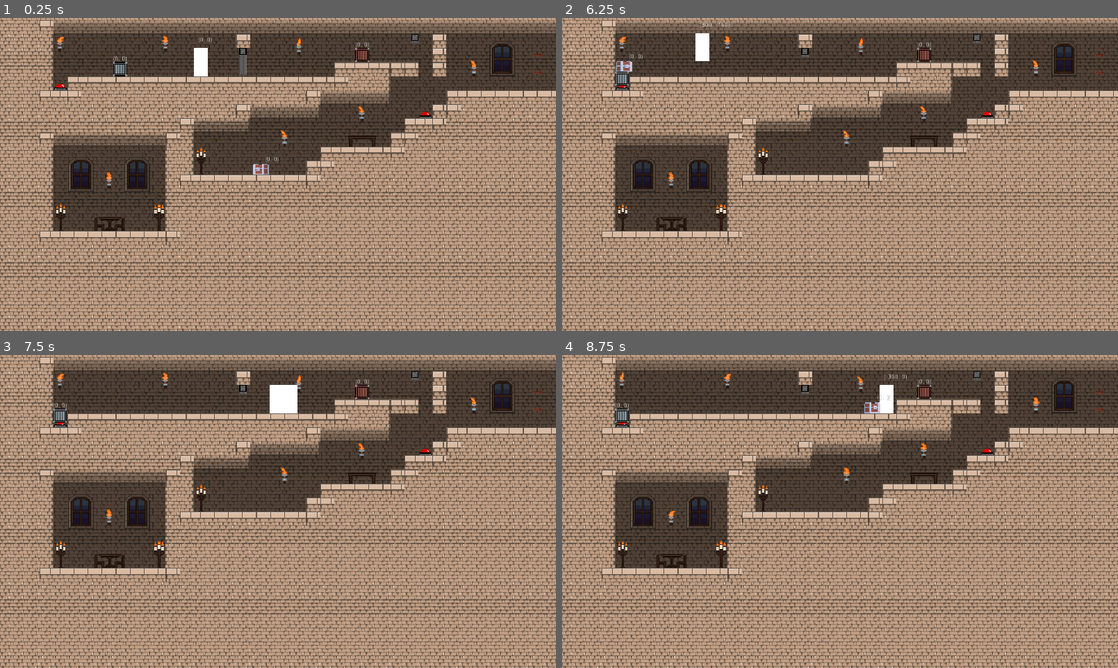
Above: before the commit, frames 1-4 (two rows, left to right).
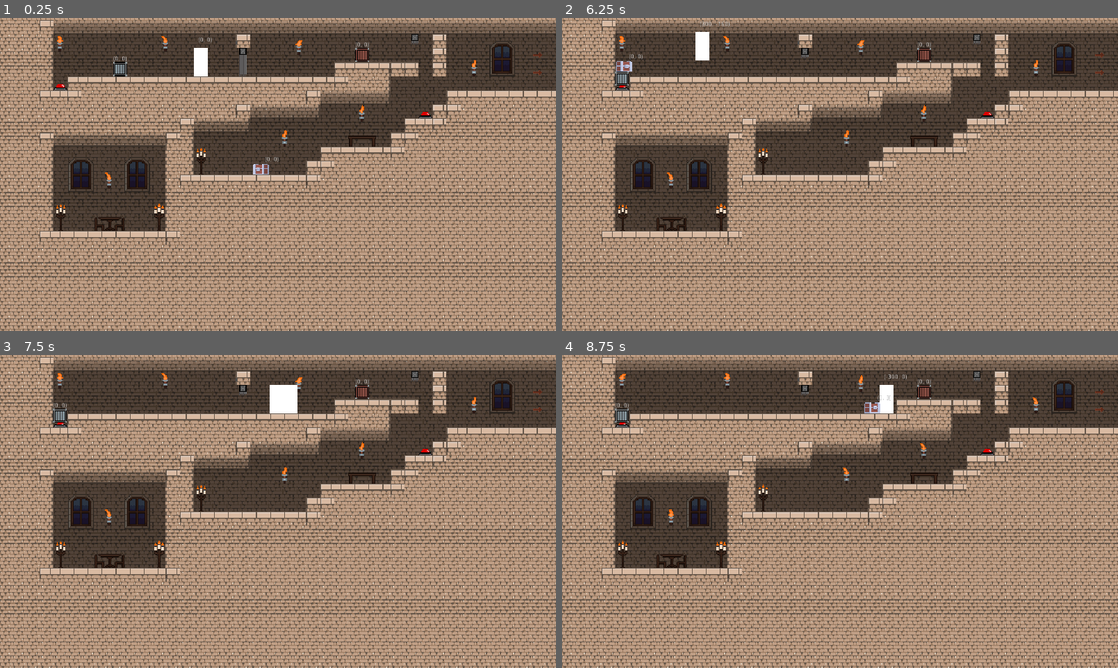
Above: after the commit, the same moments.

Repository: FireSquid6/Poltergeist-Heist
Game: Godot game, scene res://scenes/level_0.tscn
Two runs of this game, one before a commit and one after it. Both use one fixed random seed, a clock stepped at 60 frames per second and the inputs below. Before the commit the project starts from res://scenes/Level0.tscn.
Inputs:
- Up to frame 1 (0.25 s): no input
- Up to frame 2 (6.25 s): hold Right (plr_right) 0.53-1.28 s; tap X (plr_merge) every 1.5 s from 0.6 to 5.1 s; tap Up (plr_jump) at 0.77, 1.52, 3.02, 3.77, 4.52, 6.02 s; hold Left (plr_left) 1.28-2.03 s; tap Z (plr_switch) every 1.5 s from 1.35 to 5.85 s; hold Right (plr_right) 2.03-3.53 s; hold Left (plr_left) 3.53-5.78 s; tap Enter at 5.75 s; hold Right (plr_right) from 5.78 s (still down)
- Up to frame 3 (7.5 s): keep holding Right (plr_right); tap X (plr_merge) at 6.6 s; tap Up (plr_jump) at 6.77 s; tap Z (plr_switch) at 7.35 s
- Up to frame 4 (8.75 s): tap Up (plr_jump) at 7.52 s; release Right (plr_right) at 8.03 s; hold Left (plr_left) from 8.03 s (still down); tap X (plr_merge) at 8.1 s

The runs differ from the first frame. In frame 1, less than 0.1% of the frame differs, in the area x 10-86%, y 5-60%; in frame 2, 0.1%, in the area x 10-86%, y 1-60%; in frame 3, less than 0.1%; in frame 4, less than 0.1%.

Commit message:
add foundation

Diff:
--- /dev/null
+++ b/src/classes/movable/moveable.gd
@@ -0,0 +1,28 @@
+extends KinematicBody2D
+class_name Movable
+
+
+var velocity = Vector2(0, 0)
+var on_floor = 0
+var do_gravity = true
+var pushable = false
+
+const GRV = 30
+
+onready var manager = get_node("MoveableManager")
+onready var floor_detector = get_node("MoveableManage/FloorDetector")
+
+
+func process_movement():
+	# fall
+	if !on_floor and do_gravity:
+		velocity.y += GRV
+
+	#
+
+
+func push(vel):
+	move_and_slide(vel)
+
+
+func on_floor():
--- /dev/null
+++ b/src/classes/movable/moveable_manager.gd
@@ -0,0 +1 @@
+extends Node
--- /dev/null
+++ b/src/classes/movable/moveable_manager.tscn
@@ -0,0 +1,16 @@
+[gd_scene load_steps=3 format=2]
+
+[ext_resource path="res://classes/movable/moveable_manager.gd" type="Script" id=1]
+
+[sub_resource type="RectangleShape2D" id=1]
+extents = Vector2( 15, 0.5 )
+
+[node name="MoveableManager" type="Node"]
+script = ExtResource( 1 )
+
+[node name="FloorDetector" type="Area2D" parent="."]
+collision_layer = 0
+collision_mask = 7
+
+[node name="CollisionShape2D" type="CollisionShape2D" parent="FloorDetector"]
+shape = SubResource( 1 )
--- a/src/instances/players/lanky/player.tscn
+++ b/src/instances/players/lanky/player.tscn
@@ -3,7 +3,7 @@
 [ext_resource path="res://instances/players/lanky/player.gd" type="Script" id=1]
 
 [sub_resource type="RectangleShape2D" id=1]
-extents = Vector2( 15, 31 )
+extents = Vector2( 15, 30 )
 
 [node name="Lanky" type="KinematicBody2D"]
 position = Vector2( -32, -64 )
@@ -24,14 +24,14 @@
 cast_to = Vector2( 0, 1 )
 collision_mask = 7
 
+[node name="Polygon2D" type="Polygon2D" parent="."]
+position = Vector2( 15, 47 )
+scale = Vector2( 1.5, 1.984 )
+polygon = PoolVector2Array( -10, -24.1935, -10, 8.56855, -9.37083, 8.56855, 11.3333, 8.56855, 11.3333, -24.1935 )
+
 [node name="CollisionShape2D" type="CollisionShape2D" parent="."]
-position = Vector2( 16, 33 )
+position = Vector2( 16, 34 )
 shape = SubResource( 1 )
-
-[node name="Polygon2D" type="Polygon2D" parent="CollisionShape2D"]
-position = Vector2( -1, 15 )
-scale = Vector2( 1.5, 1.984 )
-polygon = PoolVector2Array( -10, -24, -10, 8.25812, 11.3333, 8.25812, 11.3333, -24 )
 
 [node name="Timers" type="Node" parent="."]
 
@@ -48,5 +48,6 @@
 }
 
 [node name="MergePosition" type="Position2D" parent="."]
+position = Vector2( 0, -1 )
 
 [connection signal="timeout" from="Timers/JumpTime" to="." method="_on_JumpTime_timeout"]
--- a/src/project.godot
+++ b/src/project.godot
@@ -20,6 +20,11 @@
 "path": "res://instances/level_entities/button/button.gd"
 }, {
 "base": "KinematicBody2D",
+"class": "Movable",
+"language": "GDScript",
+"path": "res://classes/movable/moveable.gd"
+}, {
+"base": "KinematicBody2D",
 "class": "Player",
 "language": "GDScript",
 "path": "res://instances/players/lanky/player.gd"
@@ -32,6 +37,7 @@
 _global_script_class_icons={
 "Crate": "",
 "GameButton": "",
+"Movable": "",
 "Player": "",
 "Toggleable": ""
 }
@@ -39,7 +45,7 @@
 [application]
 
 config/name="Godot Wild Jam #43"
-run/main_scene="res://scenes/Level0.tscn"
+run/main_scene="res://scenes/level_0.tscn"
 config/icon="res://icon.png"
 
 [audio]
--- a/src/scenes/Level0.tscn
+++ b/src/scenes/level_0.tscn
@@ -63,41 +63,38 @@
 
 [node name="Candelebra" parent="Decoration" index="6" instance=ExtResource( 3 )]
 position = Vector2( -272, 96 )
+frame = 0
 
 [node name="Candelebra3" parent="Decoration" index="7" instance=ExtResource( 3 )]
 position = Vector2( -176, -32 )
-frame = 0
 
 [node name="Candelebra2" parent="Decoration" index="8" instance=ExtResource( 3 )]
 position = Vector2( -496, 96 )
-frame = 0
 
 [node name="Torch" parent="Decoration" index="9" instance=ExtResource( 9 )]
 position = Vector2( -384, 0 )
-frame = 1
+frame = 0
 
 [node name="Torch2" parent="Decoration" index="10" instance=ExtResource( 9 )]
 position = Vector2( 16, -96 )
-frame = 0
 
 [node name="Torch3" parent="Decoration" index="11" instance=ExtResource( 9 )]
 position = Vector2( 192, -152 )
-frame = 0
 
 [node name="Torch4" parent="Decoration" index="12" instance=ExtResource( 9 )]
 position = Vector2( 448, -256 )
-frame = 0
 
 [node name="Torch5" parent="Decoration" index="13" instance=ExtResource( 9 )]
 position = Vector2( 48, -304 )
+frame = 2
 
 [node name="Torch6" parent="Decoration" index="14" instance=ExtResource( 9 )]
 position = Vector2( -496, -312 )
-frame = 2
+frame = 1
 
 [node name="Torch7" parent="Decoration" index="15" instance=ExtResource( 9 )]
 position = Vector2( -256, -312 )
-frame = 1
+frame = 0
 
 [node name="Bench" parent="Decoration" index="16" instance=ExtResource( 12 )]
 position = Vector2( 192, -80 )
--- a/src/scenes/test_level.tscn
+++ b/src/scenes/test_level.tscn
@@ -1,8 +1,7 @@
-[gd_scene load_steps=8 format=2]
+[gd_scene load_steps=7 format=2]
 
 [ext_resource path="res://scenes/level_template.tscn" type="PackedScene" id=1]
 [ext_resource path="res://instances/level_entities/button/button.tscn" type="PackedScene" id=2]
-[ext_resource path="res://instances/level_entities/toggleables/door/door.tscn" type="PackedScene" id=3]
 [ext_resource path="res://instances/decoration/chair.tscn" type="PackedScene" id=4]
 [ext_resource path="res://instances/decoration/table.tscn" type="PackedScene" id=5]
 [ext_resource path="res://instances/decoration/torch.tscn" type="PackedScene" id=6]
@@ -15,22 +14,19 @@
 
 [node name="Button" parent="Entities" index="0" instance=ExtResource( 2 )]
 
-[node name="Door" parent="Entities" index="1" instance=ExtResource( 3 )]
-position = Vector2( 96, -32 )
-
-[node name="RigidBody2D" parent="Entities" index="2" instance=ExtResource( 7 )]
+[node name="RigidBody2D" parent="Entities" index="1" instance=ExtResource( 7 )]
 position = Vector2( 160, -152 )
 
-[node name="RigidBody2D2" parent="Entities" index="3" instance=ExtResource( 7 )]
+[node name="RigidBody2D2" parent="Entities" index="2" instance=ExtResource( 7 )]
 position = Vector2( 192, -152 )
 
-[node name="RigidBody2D3" parent="Entities" index="4" instance=ExtResource( 7 )]
+[node name="RigidBody2D3" parent="Entities" index="3" instance=ExtResource( 7 )]
 position = Vector2( 224, -152 )
 
-[node name="RigidBody2D4" parent="Entities" index="5" instance=ExtResource( 7 )]
+[node name="RigidBody2D4" parent="Entities" index="4" instance=ExtResource( 7 )]
 position = Vector2( 256, -152 )
 
-[node name="RigidBody2D5" parent="Entities" index="6" instance=ExtResource( 7 )]
+[node name="RigidBody2D5" parent="Entities" index="5" instance=ExtResource( 7 )]
 position = Vector2( 160, -72 )
 
 [node name="Chair" parent="Decoration" index="0" instance=ExtResource( 4 )]
@@ -45,12 +41,8 @@
 
 [node name="Torch" parent="Decoration" index="3" instance=ExtResource( 6 )]
 position = Vector2( -200, -72 )
-frame = 1
 
 [node name="Lanky" parent="Controller" index="1"]
 position = Vector2( -80, -56 )
 
-[connection signal="pressed" from="Entities/Button" to="Entities/Door" method="turn_on"]
-[connection signal="released" from="Entities/Button" to="Entities/Door" method="turn_off"]
-
 [editable path="Controller"]
Not shown, changed: src/.mono/metadata/ide_messaging_meta.txt
